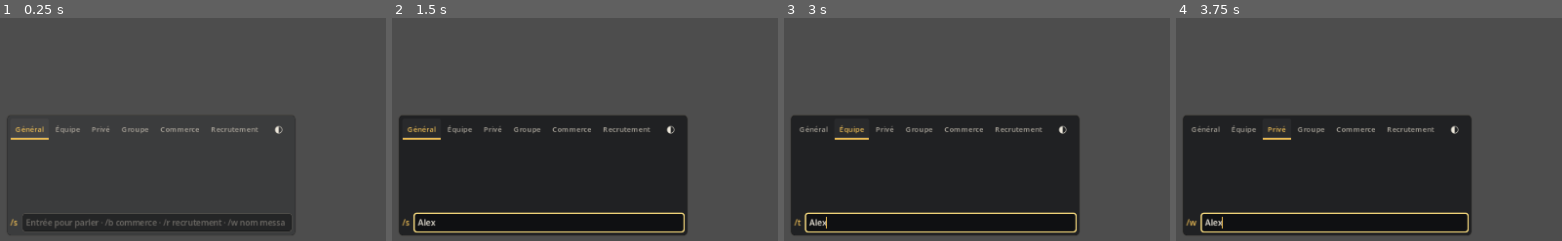
Above: before the commit, frames 1-4 (left to right).
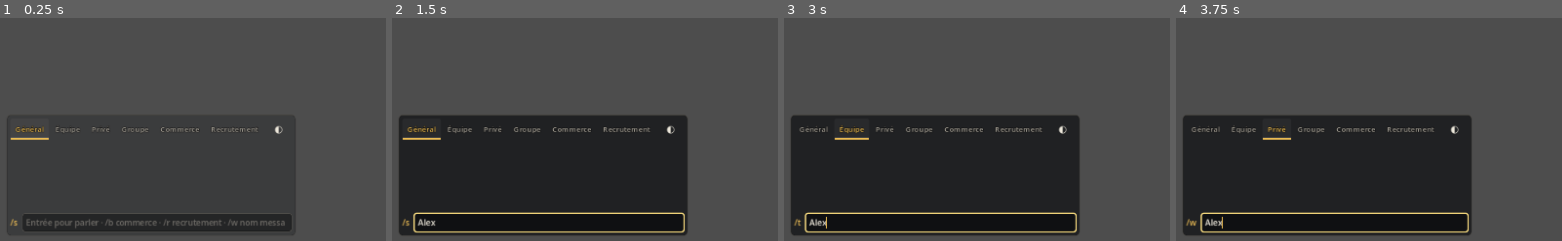
Above: after the commit, the same moments.

Repository: meakitfed/SuperDofus
Game: Godot game, scene res://scenes/client/client.tscn
Same seed, same stepped clock (60 frames per second), same inputs: the game is played once before the commit and once after it. This scene is started directly instead of the project's main scene.
Inputs (mouse positions are % of the whole screen's width and height, from its top left):
- Up to frame 1 (0.25 s): no input
- Up to frame 2 (1.5 s): click (20, 77) at 0.52 s; type "Alex" at 0.6 s; click "?" at 1.25 s
- Up to frame 3 (3 s): click "Général" at 2 s; click "Équipe" at 2.75 s
- Up to frame 4 (3.75 s): click "Privé" at 3.5 s
The pictures show only the part of the screen within x 0-50%, y 32-82%; the shares and areas given below are measured in that part.

The runs differ from the first frame. In frame 1, 0.2% of the frame differs, in the area x 4-66%, y 48-52%; in frame 2, less than 0.1%; in frame 3, less than 0.1%; in frame 4, less than 0.1%.

Commit message:
U.11 Revue finale de l'interface : galerie de 21 scenes a 3-4 tailles relue, onglets du chat a contour, cle spell_mod lisible et effets dedoubles, perdants a PV vides, zaap et metiers a hauteur de contenu, icone Amis, titre Defis ; notes /5 dans AUDIT_UI
Co-Authored-By: Claude Sonnet 5.5 <noreply@anthropic.com>
Claude-Session: https://claude.ai/code/session_018v79AFDeQH8JLCJoYaBL6G

Diff:
--- a/game/src/client/contacts_window.gd
+++ b/game/src/client/contacts_window.gd
@@ -17,7 +17,7 @@
 
 func setup_window(p_backend: GameBackend = null) -> void:
 	backend = p_backend
-	setup("contacts", "Amis", "UI/Figma/menuIcons/1x/friends")
+	setup("contacts", "Amis", "UI/Figma/menuIcons/1x/social")
 	default_anchor = Vector2(0.94, 0.25) # right, clear of the map centre
 	_search = UiSearch.field("Rechercher un nom", _fill, 200)
 	body.add_child(_search)
--- a/game/src/client/fight/fight_hud.gd
+++ b/game/src/client/fight/fight_hud.gd
@@ -175,6 +175,11 @@
 func set_challenges() -> void:
 	for c: Node in _banner.get_children():
 		c.queue_free()
+	if not view.challenges.is_empty():
+		var title := UiStyle.label("Défis", UiStyle.TEXT_MUTED, 13)
+		title.add_theme_color_override("font_outline_color", Color.BLACK)
+		title.add_theme_constant_override("outline_size", 4)
+		_banner.add_child(title)
 	for c: Dictionary in view.challenges:
 		var state := str(c["state"])
 		var color := UiStyle.GOOD if state == "success" else (UiStyle.BAD if state == "failed" else UiStyle.GOLD)
--- a/game/src/client/fight/fight_result_window.gd
+++ b/game/src/client/fight/fight_result_window.gd
@@ -32,7 +32,7 @@
 		for id: int in fighters:
 			var f: Dictionary = fighters[id]
 			if int(f["team"]) == team:
-				body.add_child(_row(f, str(names.get(id, "?")), rewards.get(id, {})))
+				body.add_child(_row(f, str(names.get(id, "?")), rewards.get(id, {}), team != winners))
 	_challenges(ev)
 	var close := Button.new()
 	close.text = "Fermer"
@@ -63,13 +63,16 @@
 		body.add_child(UiStyle.label("Bonus d'XP et de butin : +%d %%" % bonus, UiStyle.XP))
 
 
-func _row(f: Dictionary, fighter_name: String, r: Dictionary) -> Control:
+func _row(f: Dictionary, fighter_name: String, r: Dictionary, lost := false) -> Control:
 	var row := HBoxContainer.new()
 	row.add_theme_constant_override("separation", 12)
 	var tile := TimelineTile.new()
 	row.add_child(tile)
 	tile.setup(f)
-	tile.update(f, false)
+	var shown := f.duplicate()
+	if lost: # the losing side ends the fight with no life: an empty gauge, not the start-of-fight one
+		shown["hp"] = 0
+	tile.update(shown, false)
 	var info := VBoxContainer.new()
 	info.custom_minimum_size = Vector2(170, 0)
 	row.add_child(info)
@@ -86,17 +89,17 @@
 	bar.set_values(int(r.get("xp", 0)) - floor_xp, int(r.get("xp_next", 1)) - floor_xp)
 	bar.tooltip_text = "%s / %s XP" % [UiStyle.thousands(int(r.get("xp", 0))), UiStyle.thousands(int(r.get("xp_next", 0)))]
 	xp_box.add_child(bar)
-	var xp := UiStyle.label("+%s XP" % UiStyle.thousands(int(r.get("xp_gained", 0))))
+	xp_box.add_child(UiStyle.label("+%s XP" % UiStyle.thousands(int(r.get("xp_gained", 0)))))
 	if int(r.get("level_up", 0)) > 0:
-		xp.text += "   Niveau supérieur !"
-		xp.add_theme_color_override("font_color", UiStyle.GOLD)
-	xp_box.add_child(xp)
+		xp_box.add_child(UiStyle.label("Niveau supérieur !", UiStyle.GOLD))
 	if int(r.get("energy_lost", 0)) > 0:
 		xp_box.add_child(UiStyle.label("-%s énergie" % UiStyle.thousands(int(r["energy_lost"])), UiStyle.ENERGY, 13))
 	var kamas := UiStyle.label("%s K" % UiStyle.thousands(int(r.get("kamas", 0))), UiStyle.KAMAS)
 	kamas.custom_minimum_size = Vector2(70, 0)
+	kamas.size_flags_vertical = Control.SIZE_SHRINK_CENTER
 	row.add_child(kamas)
 	var items := HBoxContainer.new()
+	items.size_flags_vertical = Control.SIZE_SHRINK_CENTER
 	row.add_child(items)
 	for it: Dictionary in r.get("items", []):
 		items.add_child(ItemSlot.new(int(it["id"]), int(it["qty"])))
--- a/game/src/client/fight/fight_texts.gd
+++ b/game/src/client/fight/fight_texts.gd
@@ -10,12 +10,29 @@
 		"res_water": "% Rés. Eau", "res_air": "% Rés. Air", "res_neutral": "% Rés. Neutre",
 		"final_damage": "% Dommages finaux", "final_heals": "% Soins finaux", "combo": "% Dommages Combo",
 		"tackle": "Tacle", "escape": "Fuite"}
+const SPELL_MOD_NAMES := {"ap": "PA", "heal": "soins de base", "dmg": "dommages de base", "rmin": "portée minimale",
+		"rmax": "portée maximale", "crit": "% critique", "perturn": "lancers par tour", "rminadd": "portée minimale"}
+
+
+## The name of a stat for a player: "spell_mod:<kind>:<spells.id>" (a buff on one spell) reads
+## "dommages de base de <spell>", never the raw key.
+static func stat_label(stat: String) -> String:
+	if stat.begins_with("spell_mod:"):
+		var p := stat.split(":")
+		if p.size() == 3:
+			var grades := SpellBook.grade_ids(int(p[2]))
+			var name := "un sort"
+			if not grades.is_empty():
+				var sp := SpellBook.get_spell(grades[0])
+				name = DofusI18n.text(int(sp.get("name_id", 0)), str(sp.get("name", name)))
+			return "%s de %s" % [SPELL_MOD_NAMES.get(p[1], p[1]), name]
+	return str(STAT_NAMES.get(stat, stat))
 
 
 static func buff_text(b: Dictionary) -> String:
 	match str(b["kind"]):
 		"stat":
-			return "%+d %s" % [int(b["value"]), STAT_NAMES.get(str(b.get("stat", "")), str(b.get("stat", "")))]
+			return "%+d %s" % [int(b["value"]), stat_label(str(b.get("stat", "")))]
 		"shield":
 			return "+%d bouclier" % int(b["value"])
 		"state":
--- a/game/src/client/jobs_window.gd
+++ b/game/src/client/jobs_window.gd
@@ -6,12 +6,14 @@
 
 var model := JobsModel.new()
 var _rows: VBoxContainer
+var _list_scroll: ScrollContainer
 
 
 func setup_window() -> void:
 	setup("jobs", "Métiers", "UI/Figma/menuIcons/1x/job")
 	default_anchor = Vector2(0.9, 0.3)
 	var scroll := ScrollContainer.new()
+	_list_scroll = scroll
 	scroll.custom_minimum_size = Vector2(400, 320)
 	scroll.horizontal_scroll_mode = ScrollContainer.SCROLL_MODE_DISABLED
 	body.add_child(scroll)
@@ -34,12 +36,15 @@
 
 func refresh() -> void:
 	for c: Node in _rows.get_children():
-		c.queue_free()
+		_rows.remove_child(c)
+		c.free()
 	var rows := model.rows()
 	if rows.is_empty():
 		_rows.add_child(UiStyle.label("Aucun métier pratiqué : récoltez une ressource pour commencer.", UiStyle.TEXT_MUTED, 13))
 	for r: Dictionary in rows:
 		_rows.add_child(_card(r))
+	# as tall as the cards (a short empty state is not a 320 px void), then it scrolls
+	_list_scroll.custom_minimum_size.y = clampf(_rows.get_combined_minimum_size().y + 4.0, 48.0, 320.0)
 
 
 func _card(r: Dictionary) -> Control:
--- a/game/src/client/ui/ui_tabs.gd
+++ b/game/src/client/ui/ui_tabs.gd
@@ -57,6 +57,9 @@
 func set_compact() -> void:
 	for b in _buttons:
 		b.add_theme_font_size_override("font_size", UiStyle.FS_SMALL)
+		# on a map the panel's background fades: an outline keeps the titles readable
+		b.add_theme_color_override("font_outline_color", Color(0, 0, 0, 0.9))
+		b.add_theme_constant_override("outline_size", 3)
 		for state in ["normal", "hover", "pressed", "hover_pressed"]:
 			var st := UiStyle.tab("pressed" if state == "hover_pressed" else state)
 			st.content_margin_left = 8
--- a/game/src/client/ui/ui_tooltips.gd
+++ b/game/src/client/ui/ui_tooltips.gd
@@ -164,9 +164,11 @@
 	v.add_child(UiStyle.label("Portée %d-%d%s" % [int(r[0]), int(r[1]), " (modifiable)" if bool(s.get("range_boost", false)) else ""],
 			UiStyle.TEXT_MUTED, 13))
 	_sep(v)
+	var seen := {}
 	for e: Dictionary in s.get("effects", []):
 		var line := effect_line(e)
-		if line != "":
+		if line != "" and not seen.has(line): # variants of one effect (conditions) read the same: once
+			seen[line] = true
 			v.add_child(_wrap(line, UiStyle.ELEMENTS.get(str(e.get("element", "")), UiStyle.TEXT), 14))
 	var extra := PackedStringArray()
 	if int(s.get("cooldown", 0)) > 0:
@@ -248,9 +250,9 @@
 	elif kind == "ap" or kind == "mp":
 		out = sign + dice + (" PA" if kind == "ap" else " PM")
 	elif kind == "stat":
-		out = sign + dice + " " + str(FightTexts.STAT_NAMES.get(str(e.get("stat", "")), str(e.get("stat", ""))))
+		out = sign + dice + " " + FightTexts.stat_label(str(e.get("stat", "")))
 	elif kind == "steal_stat":
-		out = "Vole " + dice + " " + str(FightTexts.STAT_NAMES.get(str(e.get("stat", "")), str(e.get("stat", ""))))
+		out = "Vole " + dice + " " + FightTexts.stat_label(str(e.get("stat", "")))
 	elif kind == "shield":
 		out = "Bouclier"
 	elif kind == "rune":
--- a/game/src/client/zaap_window.gd
+++ b/game/src/client/zaap_window.gd
@@ -16,6 +16,7 @@
 var _search: LineEdit
 var _by_price: CheckBox
 var _kamas_label: Label
+var _scroll_list: ScrollContainer
 
 
 func setup_window(p_backend: GameBackend) -> void:
@@ -45,6 +46,7 @@
 	_kamas_label = UiStyle.label("", UiStyle.KAMAS, 15)
 	bar.add_child(_kamas_label)
 	var scroll := ScrollContainer.new()
+	_scroll_list = scroll
 	scroll.custom_minimum_size = Vector2(500, 300)
 	scroll.horizontal_scroll_mode = ScrollContainer.SCROLL_MODE_DISABLED
 	body.add_child(scroll)
@@ -72,7 +74,8 @@
 		return
 	_kamas_label.text = "%s K" % UiStyle.thousands(_kamas)
 	for c: Node in _rows.get_children():
-		c.queue_free()
+		_rows.remove_child(c)
+		c.free()
 	var dests: Array = _dests.filter(func(d: Dictionary) -> bool: return UiSearch.matches(_name(d), _search.text))
 	dests.sort_custom(func(a: Dictionary, b: Dictionary) -> bool:
 		if _by_price.button_pressed and int(a["cost"]) != int(b["cost"]):
@@ -106,6 +109,8 @@
 		go.tooltip_text = "Vous n'avez pas assez de kamas" if go.disabled else ""
 		go.pressed.connect(func() -> void: _go(map))
 		row.h.add_child(go)
+	# the list is as tall as its rows (a few, not a 300 px void), up to 300 px then it scrolls
+	_scroll_list.custom_minimum_size.y = clampf(_rows.get_combined_minimum_size().y + 4.0, 60.0, 300.0)
 
 
 func _go(map: int) -> void:
Not shown, changed: docs/DECOUVERTES.md
Not shown, changed: docs/ROADMAP.md
Not shown, changed: docs/ROADMAP_ARCHIVE.md
Not shown, changed: docs/ui/AUDIT_UI.md
